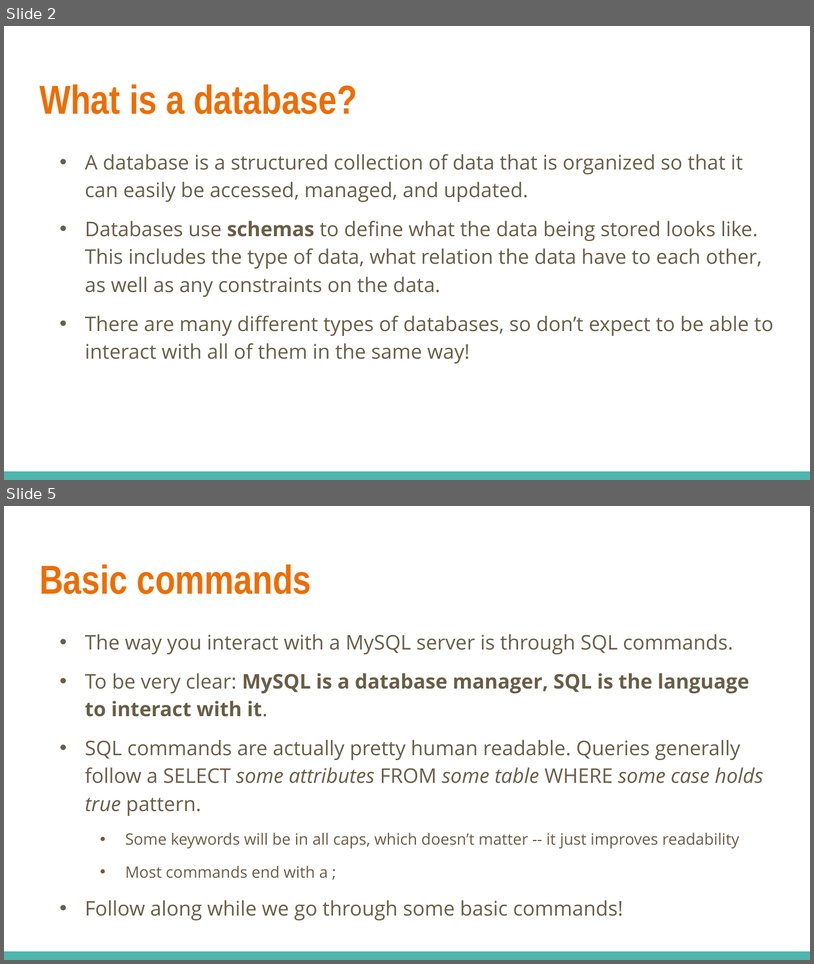
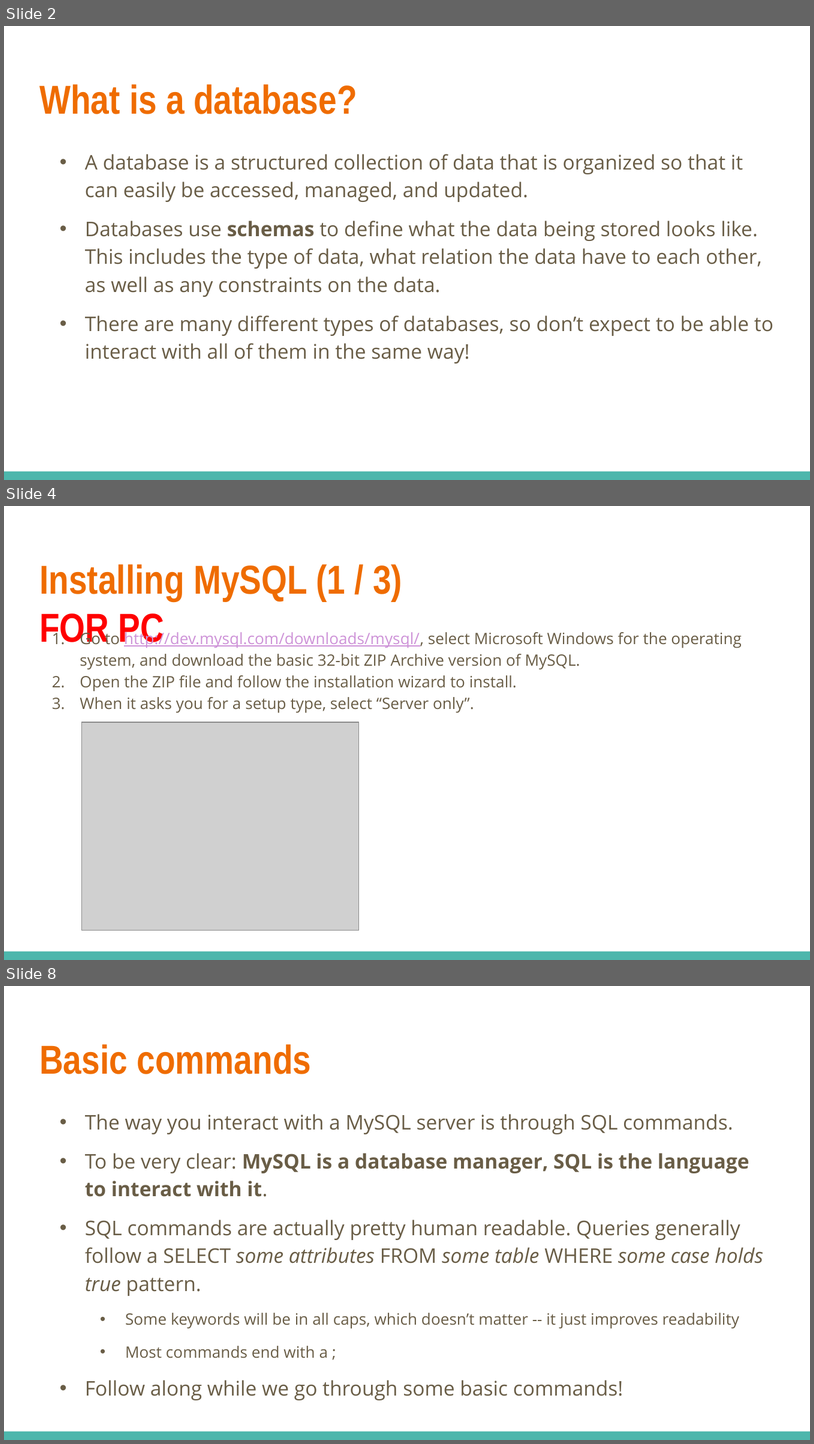
Before and after one commit to linkedin/high-school-trainee, a slide deck: Week_5/Lectures/5.1_MySQL.pptx. Shown one above the other, each under a label of ours: slides 2 and 5 before the commit, slides 2, 4 and 8 after it; the slides between them are not shown. The pictures are 814x964 and 814x1444 pixels, drawn with LibreOffice and Linux fonts; fonts in the diff are those of the drawing; grey boxes stand for pictures. Boxes give left, top, right and bottom in pixels: in the first picture for what was removed or moved away, otherwise in the second. Text is boxed around its words. In the diff, an @@ line names an element or a change of style, - is before the commit and + after.

Commit message:
Added Windows commands for lectures

```diff
--- a/Week_5/Lectures/5.1_MySQL.pptx
+++ b/Week_5/Lectures/5.1_MySQL.pptx
@@ slide 4 added at [4,506,810,960], background #FFFFFF; not listed: 1 template element that a slide beside it also shows @@
@@ title added at [39,564,402,648], 36 pt, text #EF6C00, bold @@
+Installing MySQL (1 / 3) FOR PC
@@ text added at [80,629,741,713], 14 pt, text #695D46 @@
+1. Go to http://dev.mysql.com/downloads/mysql/, select Microsoft Windows for the operating system, and download the basic 32-bit ZIP Archive version of MySQL.
+2. Open the ZIP file and follow the installation wizard to install.
+3. When it asks you for a setup type, select “Server only”.
@@ picture added at [81,722,359,930] @@
@@ what was slide 5 is now slide 8 @@
```
Also in this commit, not shown: 2 slides changed, 2 other slides added, 5 other files.
